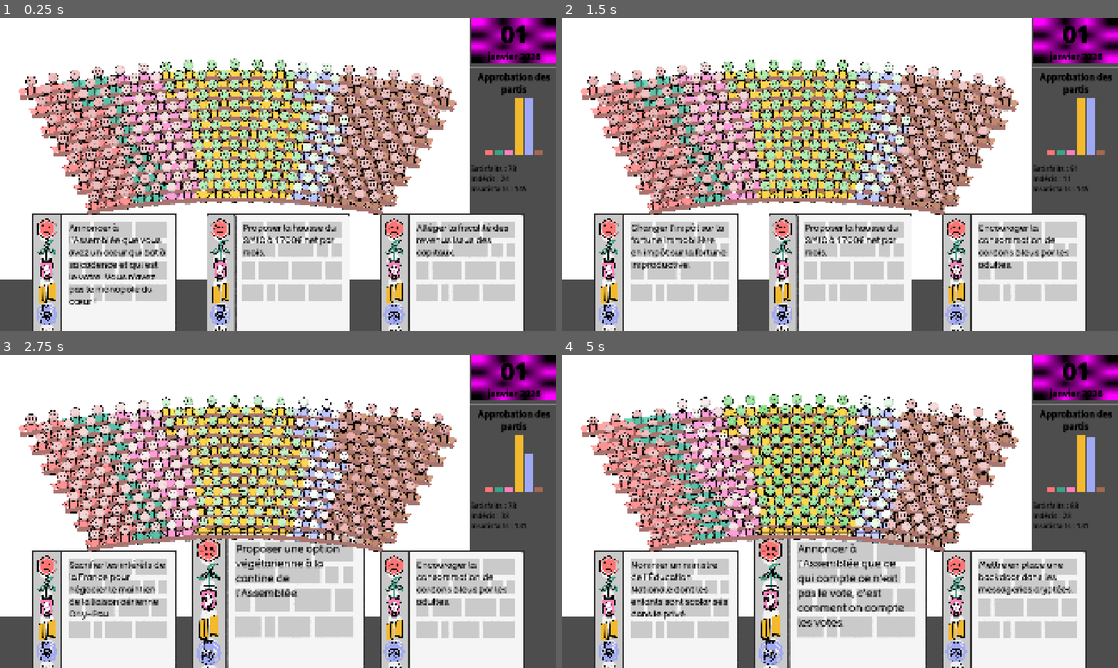
Above: before the commit, frames 1-4 (two rows, left to right).
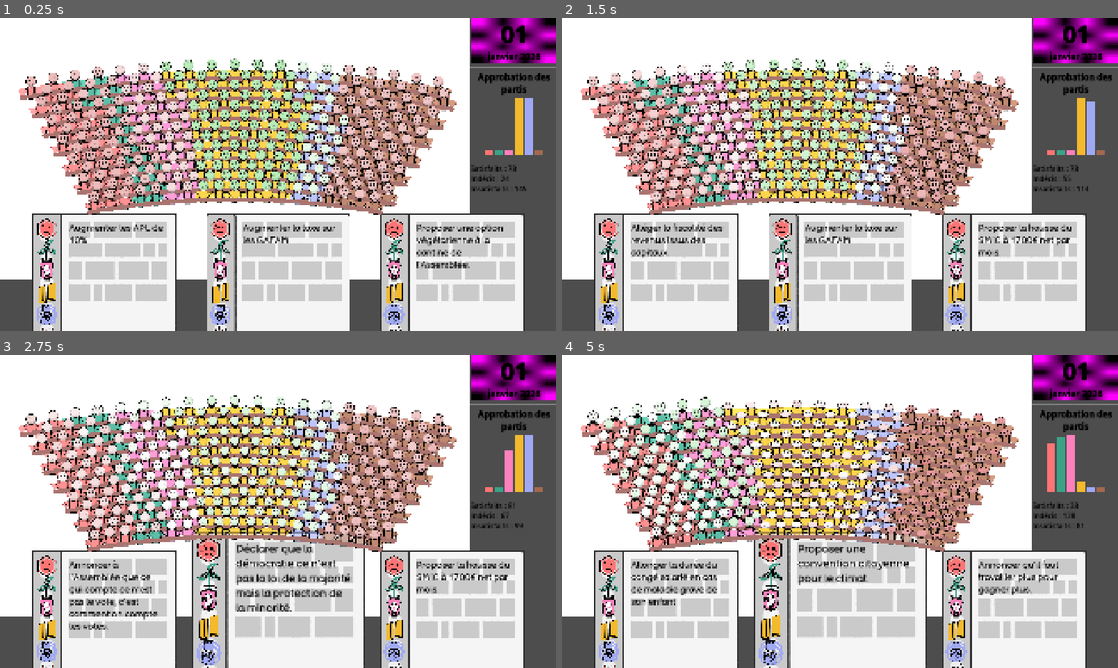
Above: after the commit, the same moments.

Repository: remimorvan/assemblee-nationale-simulator
Game: Godot game, scene res://scenes/game.tscn
The game is run twice, just before and just after one commit, with the same random seed, the same clock (stepped at 60 frames per second) and the same inputs.
Inputs (mouse positions are in pixels of both pictures, inside the frame that each line leads up to):
- Up to frame 1 (0.25 s): no input
- Up to frame 2 (1.5 s): tap Enter at 0.5 s; move the mouse to (1073, 127) at 0.52 s; click (1073, 127) at 0.67 s; tap Space at 1.25 s; move the mouse to (667, 309) at 1.27 s; click (667, 309) at 1.42 s
- Up to frame 3 (2.75 s): move the mouse to (278, 646) at 2.02 s; click (278, 646) at 2.17 s
- Up to frame 4 (5 s): move the mouse to (1012, 646) at 2.77 s; click (1012, 646) at 2.92 s; click (1012, 646) at 3.67 s; move the mouse to (840, 646) at 4.27 s; click (840, 646) at 4.42 s

The runs differ from the first frame. In frame 1, 2.6% of the frame differs, in the area x 12-92%, y 65-92%; in frame 2, 11%; in frame 3, 11%; in frame 4, 23%, in the area x 4-96%, y 12-87%.

Commit message:
special events

Diff:
--- a/assets/card/cards.json
+++ b/assets/card/cards.json
@@ -11,7 +11,9 @@
 		},
 		"image_path": "basic.png",
 		"quote": "",
-		"special_event": "indigestion"
+		"special_event": "indigestion",
+		"special_event_title": "Indigestion à l'Assemblée nationale !",
+		"special_event_descr": "Après que les portions de frites aient été doublées à la cantine de l'Assemblée, une partie des député·e·s sont absent·e·s à la séance d'aujourd'hui pour indigestion. Les groupes Les Ripoublicains et Travail Fictif, Famille, Pas de Tri sont particulièrement touchés."
 	},
 	{
 		"text": "Proposer la hausse du SMIC à 1700€ net par mois.",
@@ -192,7 +194,10 @@
 			"rn": [0.6, 0.2]
 		},
 		"image_path": "basic.png",
-		"quote": ""
+		"quote": "",
+		"special_event": "mediapart",
+		"special_event_title": "Mediapart attaque !",
+		"special_event_descr": "Mediapart vient de publier un article à charge contre le gouvernement, et son ministre de l'Éducation Nationale dont les enfants sont scolarisés dans le privé. Une partie des discussions de la journée seront consacrées à ce scandale : seulement deux réformes pourront être voteés aujourd'hui."
 	},
 	{
 		"text": "Facilier les expulsions et destructions d'habitats informels à Mayotte.",
@@ -323,7 +328,9 @@
 		},
 		"image_path": "basic.png",
 		"quote": "Bruno Le Maire",
-		"special_event": "deficit"
+		"special_event": "deficit",
+		"special_event_title": "Mensonge d'État : dissimulation du déficit !",
+		"special_event_descr": "Contrairement à ce qui a été annoncé par le ministre de l'Économie, le déficit de cette année ne sera pas de 4,4% mais de 6,1%. Selon nos collègues du Palmidé Attaché, le ministre était au courant de ces estimations. Tollé sur tous les bancs de l'Assemblée."
 	},
 	{
 		"text": "Inclure dans les formations délivrées dans l'enseignement supérieur la lutte contre l'islamophobie",
@@ -402,7 +409,9 @@
 		},
 		"image_path": "basic.png",
 		"quote": "",
-		"special_event": "convention_citoyenne"
+		"special_event": "convention_citoyenne",
+		"special_event_title": "Convention citoyenne : les résultats !",
+		"special_event_descr": "150 volontaires tirés au hasard se sont réunis pour la convention citoyenne. Leurs conclusions n'allant pas dans le sens du gouvernement, celui-ci a décidé d'enterrer leurs propositions. Tollé sur les bancs de la gauche."
 	},
 	{
 		"text": "Augmenter les APL de 10%",
@@ -442,5 +451,21 @@
 		},
 		"image_path": "basic.png",
 		"quote": ""
+	},
+	{
+		"text": "Continuer à laisser les infrastructures ferroviaires décrépir.",
+		"effects": {
+			"lfi": [-0.8, 0.2],
+			"eco": [-1, 0.1],
+			"soc": [-0.8, 0.2],
+			"macron": [0.8, 0.2],
+			"lr": [0.8, 0.2],
+			"rn": [0.8, 0.2]
+		},
+		"image_path": "basic.png",
+		"quote": "",
+		"special_event": "train_strike",
+		"special_event_title": "Grève des cheminots",
+		"special_event_descr": "Suite à l'annonce gouvernemantale sur la baisse de financement des infrastructures ferroviaires, 45% des cheminots se sont déclarés en grève. Une partie des députés ne pourront se rendre à l'Assemblée aujourd'hui : la gauche de l'hémicycle semble particulièrement impactée."
 	}
 ]
--- a/scripts/card.gd
+++ b/scripts/card.gd
@@ -9,6 +9,8 @@
 var effect_std: Dictionary[String, float] # political group -> standard deviation of effect
 var image_path: String # Text of the card
 var special_event # String or null # Name of the special effect to trigger
+var special_event_title # Same
+var special_event_description # Same
 var rng: RandomNumberGenerator
 var hovered: bool
 var tween: Tween
@@ -27,12 +29,14 @@
 func _process(delta: float) -> void:
 	pass
 
-func setup(_text: String, _effect_mean: Dictionary[String, float], _effect_std: Dictionary[String, float], _image_path: String, _special_event) -> void:
+func setup(_text: String, _effect_mean: Dictionary[String, float], _effect_std: Dictionary[String, float], _image_path: String, _special_event, _special_event_title, _special_event_description) -> void:
 	text = _text
 	effect_mean = _effect_mean
 	effect_std = _effect_std
 	image_path = _image_path
 	special_event = _special_event
+	special_event_title = _special_event_title
+	special_event_description = _special_event_description
 	rng = RandomNumberGenerator.new()
 	rng.randomize()
 	var CardLabel = $"Label"
@@ -69,7 +73,7 @@
 			if mp.present:
 				mp.change_approval(get_approval_change(PoliticalGroup[mp.group_id]))
 		if special_event:
-			Player.declare_special_event(special_event)
+			Player.declare_special_event(special_event, special_event_description, special_event_title, image_path)
 		Player.incr_nb_card_played()
 
 		Hemicycle.update_plot()
--- a/scripts/deck.gd
+++ b/scripts/deck.gd
@@ -28,8 +28,18 @@
 					effects_mean[party] = effects[party][0]
 					effects_std[party] = effects[party][1]
 				var image_path = data_card["image_path"]
-				var special_event = data_card["special_event"] if "special_event" in data_card else null
-				new_card.setup(text, effects_mean, effects_std, image_path, special_event)
+				var special_event
+				var special_event_title
+				var special_event_description
+				if "special_event" in data_card:
+					special_event = data_card["special_event"]
+					special_event_title = data_card["special_event_title"]
+					special_event_description = data_card["special_event_descr"]
+				else:
+					special_event = null
+					special_event_title = null
+					special_event_description = null
+				new_card.setup(text, effects_mean, effects_std, image_path, special_event, special_event_title, special_event_description)
 				all_cards.append(new_card)
 				var card_mean_effect: float = 0.0
 				for group_id in range(len(Hemicycle.group_repartition)):
--- a/scripts/mp.gd
+++ b/scripts/mp.gd
@@ -42,9 +42,9 @@
 
 func change_approval(qty: float) -> void:
 	approval += qty
-	if qty > 0:
+	if qty > .2:
 		$Sprites/AnimationPlayer.queue("happy")
-	else:
+	elif qty < .2:
 		$Sprites/AnimationPlayer.queue("unhappy")
 
 # Called every frame. 'delta' is the elapsed time since the previous frame.
--- a/scripts/player.gd
+++ b/scripts/player.gd
@@ -78,19 +78,35 @@
 		transition_between_days = false
 		trigger_journal()
 
-func declare_special_event(event: String) -> void:
-	special_event = event
+func declare_special_event(event: String, event_description: String, event_title: String, image_path: String) -> void:
+	special_event = {"id": event, "description": event_description, "title": event_title, "image": image_path}
 	declared_special_event_this_turn = true
 
 func trigger_special_event(event: String) -> void:
-	if event == "indigestion":
-		for mp in get_tree().get_nodes_in_group("MP"):
-			var threshold: float = [0.2, 0.2, 0.2, 0.2, 0.65, 0.3][mp.group_id]
-			if rng.randf() < threshold:
-				mp.present = false
-				mp.visible = false
-	else:
-		print("TODO special event : " + event)
+	match event:
+		"indigestion":
+			for mp in get_tree().get_nodes_in_group("MP"):
+				var threshold: float = [0.2, 0.2, 0.2, 0.2, 0.65, 0.4][mp.group_id]
+				if rng.randf() < threshold:
+					mp.present = false
+					mp.visible = false
+		"train_strike":
+			for mp in get_tree().get_nodes_in_group("MP"):
+				var threshold: float = [0.5, 0.5, 0.5, 0.2, 0.1, 0.2][mp.group_id]
+				if rng.randf() < threshold:
+					mp.present = false
+					mp.visible = false
+		"deficit":
+			for mp in get_tree().get_nodes_in_group("MP"):
+				mp.change_approval(-1)
+		"convention_citoyenne":
+			for mp in get_tree().get_nodes_in_group("MP"):
+				var delta: float = [-1, -1, -1, 0, 0, 0][mp.group_id]
+				mp.change_approval(delta)
+		"mediapart":
+			incr_nb_card_played()
+		_:
+			print("TODO special event : " + event)
 
 func trigger_journal() -> void:
 	# Reset present
@@ -98,7 +114,9 @@
 		mp.present = true
 		mp.visible = true
 	if special_event:
-		trigger_special_event(special_event)
+		trigger_special_event(special_event["id"])
+		print(special_event["title"])
+		print(special_event["description"])
 		special_event = null
 		declared_special_event_this_turn = false
 	print("TODO: JOURNAL")
